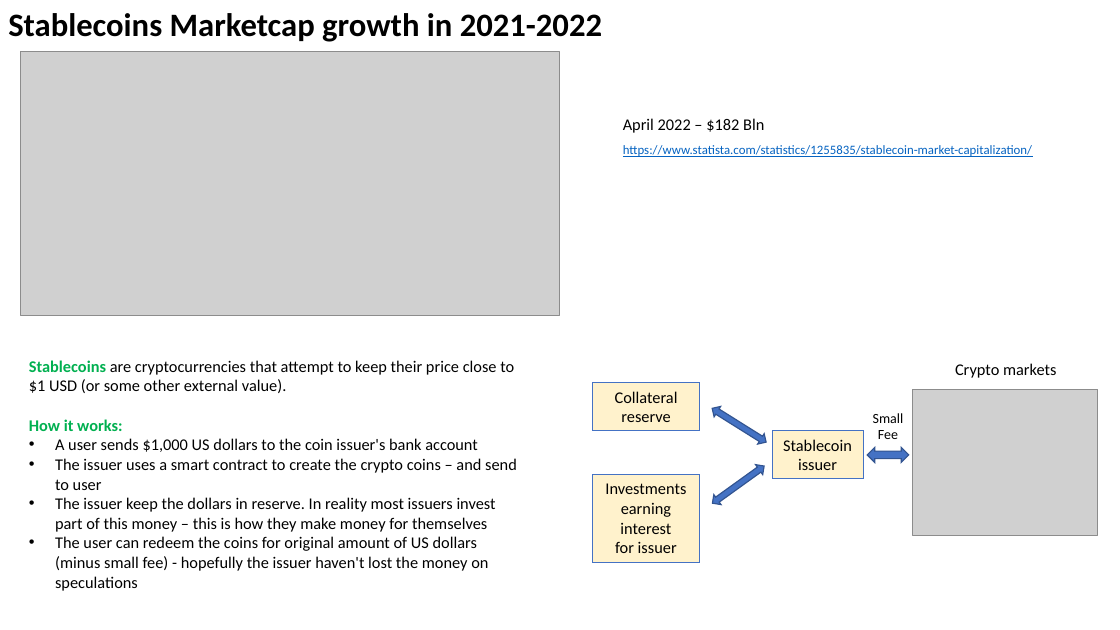
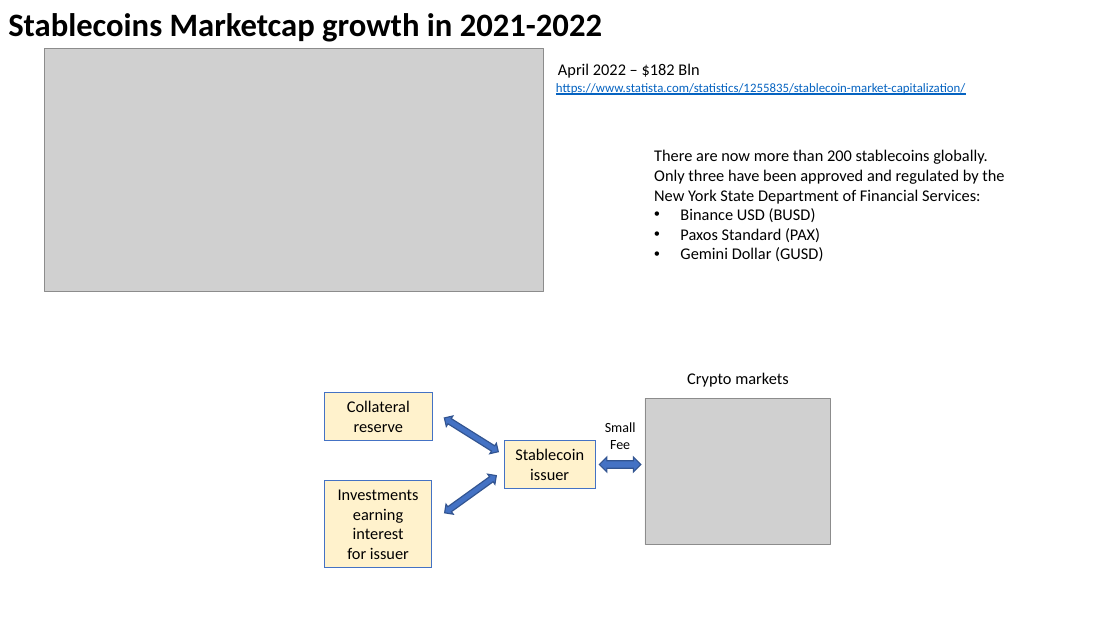
Before and after one commit to lselector/crypto, a slide deck: slide 2 of crypto_04_stable_coins.pptx. Drawn at 1120x630 pixels with LibreOffice and Linux fonts; fonts in the diff are those of the drawing; grey boxes stand for pictures. Boxes give left, top, right and bottom in pixels: in the first picture for what was removed or moved away, otherwise in the second. Text is boxed around its words. In the diff, an @@ line names an element or a change of style, - is before the commit and + after.

```diff
--- a/crypto_04_stable_coins.pptx
+++ b/crypto_04_stable_coins.pptx
@@ picture: place and size @@
-picture at bbox=[21, 52, 560, 315]
+picture at bbox=[45, 48, 544, 292]
@@ text "April 2022 – $182 Bln": place and size @@
-text "April 2022 – $182 Bln" at bbox=[623, 118, 764, 133]
+text "April 2022 – $182 Bln" at bbox=[558, 63, 699, 78]
@@ text "https://www.statista.com/statistics/1255835/stablecoin-marke ...": place and size @@
-text "https://www.statista.com/statistics/1255835/stablecoin-marke ..." at bbox=[623, 145, 1032, 157]
+text "https://www.statista.com/statistics/1255835/stablecoin-marke ..." at bbox=[556, 83, 965, 95]
@@ text added at bbox=[654, 149, 1004, 261], 14 pt, text #000000 @@
+There are now more than 200 stablecoins globally.
+Only three have been approved and regulated by the New York State Department of Financial Services:
+• Binance USD (BUSD)
+• Paxos Standard (PAX)
+• Gemini Dollar (GUSD)
@@ text removed at bbox=[29, 360, 517, 591] @@
-Stablecoins are cryptocurrencies that attempt to keep their price close to $1 USD (or some other external value).
-How it works:
-• A user sends $1,000 US dollars to the coin issuer's bank account
-• The issuer uses a smart contract to create the crypto coins – and send to user
-• The issuer keep the dollars in reserve. In reality most issuers invest part of this money – this is how they make money for themselves
-• The user can redeem the coins for original amount of US dollars (minus small fee) - hopefully the issuer haven't lost the money on speculations
@@ 2 rectangles, 2 texts, 2 left right arrows, 1 picture: place and size @@
-2 rectangles, 2 texts, 2 left right arrows, 1 picture at bbox=[592, 363, 1098, 535]
+2 rectangles, 2 texts, 2 left right arrows, 1 picture at bbox=[324, 372, 830, 545]
@@ left right arrow: place and size @@
-left right arrow at bbox=[867, 448, 908, 463]
+left right arrow at bbox=[600, 457, 641, 472]
@@ rectangle "Investments": place and size @@
-rectangle "Investments" at bbox=[592, 475, 700, 562]
+rectangle "Investments" at bbox=[324, 481, 432, 568]
```
Also in this commit, not shown: 4 other slides changed, 5 slides added, 1 slide removed.
